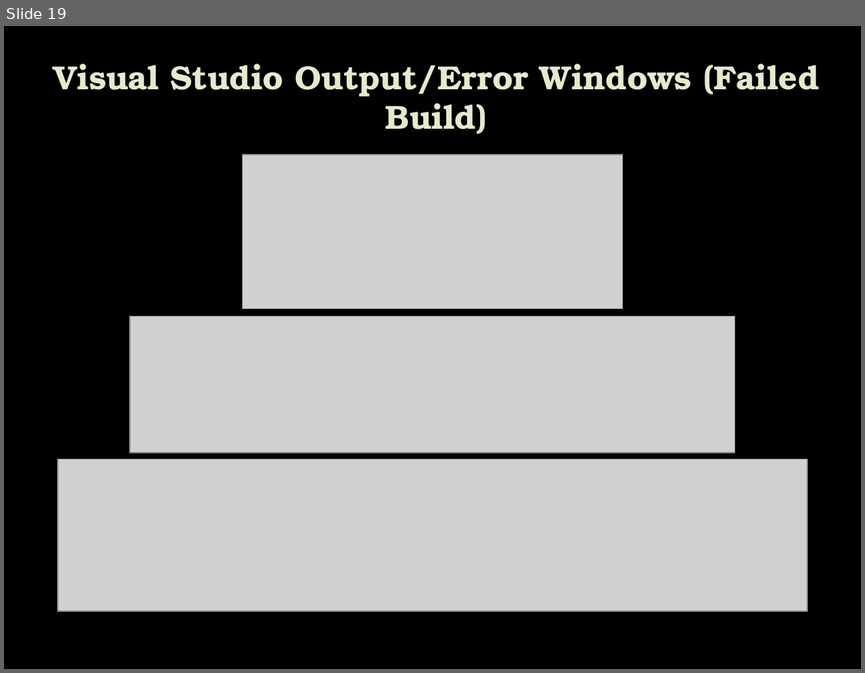
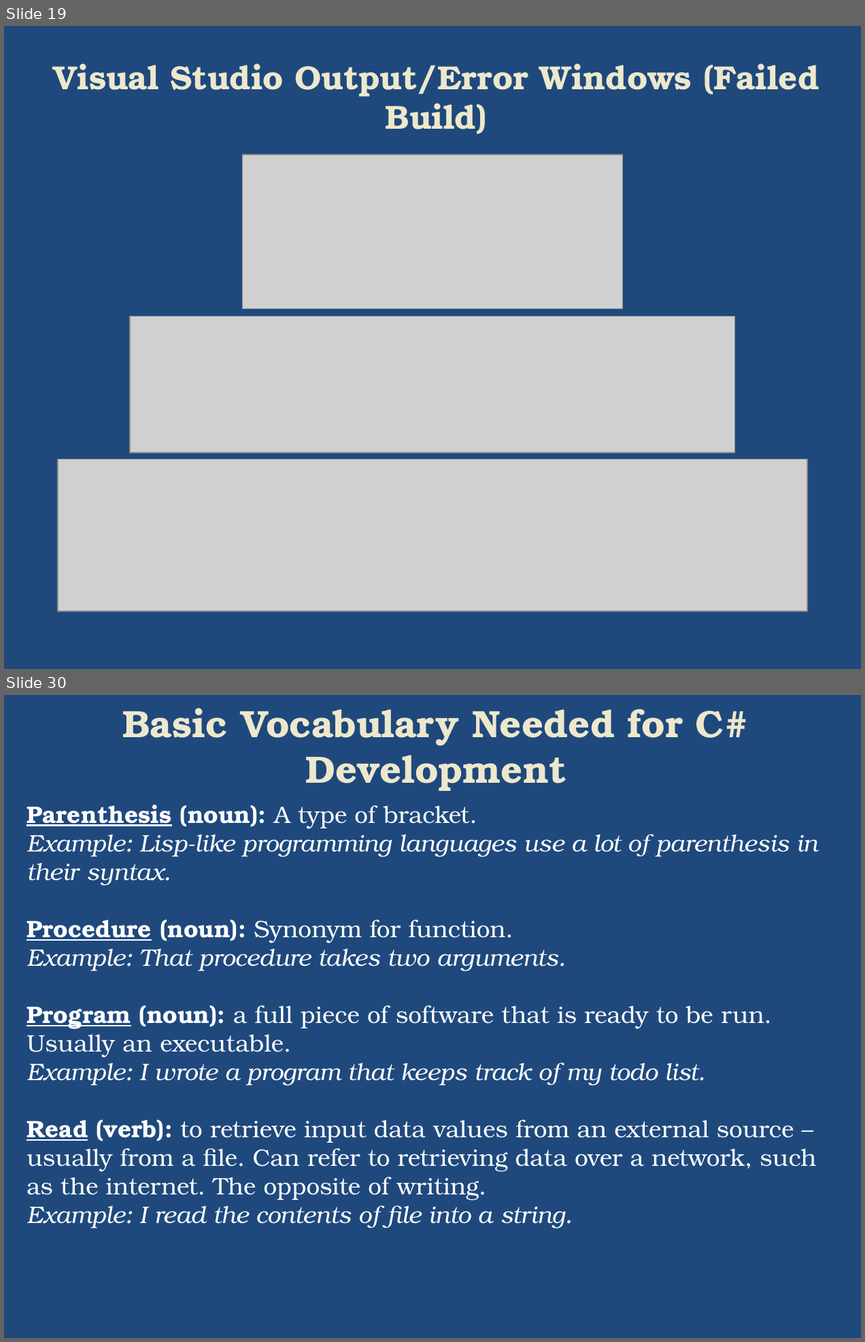
Before and after one commit to plwest-atmark/Aug31, a slide deck: IntroToProgramming/Introduction to C#.pptx. Shown one above the other, each under a label of ours: slide 19 before the commit, slides 19 and 30 after it; the slides between them are not shown. The pictures are 865x673 and 865x1342 pixels, drawn with LibreOffice and Linux fonts; fonts in the diff are those of the drawing; grey boxes stand for pictures; background and template pictures are left out. Boxes give left, top, right and bottom in pixels: in the first picture for what was removed or moved away, otherwise in the second. Text is boxed around its words. In the diff, an @@ line names an element or a change of style, - is before the commit and + after.

Commit message:
Updated PowerPoint with Programming Terminology

```diff
--- a/IntroToProgramming/Introduction to C#.pptx
+++ b/IntroToProgramming/Introduction to C#.pptx
@@ slide 30 added at (4, 695, 861, 1338), background #1F497D @@
@@ title added at (122, 708, 749, 791), 32 pt, text #EDE8CE, bold @@
+Basic Vocabulary Needed for C# Development
@@ text added at (26, 804, 818, 1228), 20 pt, text #FFFFFF @@
+Parenthesis (noun): A type of bracket.
+Example: Lisp-like programming languages use a lot of parenthesis in their syntax.
+Procedure (noun): Synonym for function.
+Example: That procedure takes two arguments.
+Program (noun): a full piece of software that is ready to be run. Usually an executable.
+Example: I wrote a program that keeps track of my todo list.
+Read (verb): to retrieve input data values from an external source – usually from a file. Can refer to retrieving data over a network, such as the internet. The opposite of writing.
+Example: I read the contents of file into a string.
@@ slide 19 changed as well @@
@@ background picture (left out) to #1F497D @@
@@ title "Visual Studio Output/Error Windows (Failed ..." at (53, 63, 819, 134): text colour #E7EACB to #EDE8CE @@
```
Also in this commit, not shown: 78 other slides changed, 14 other slides added.
